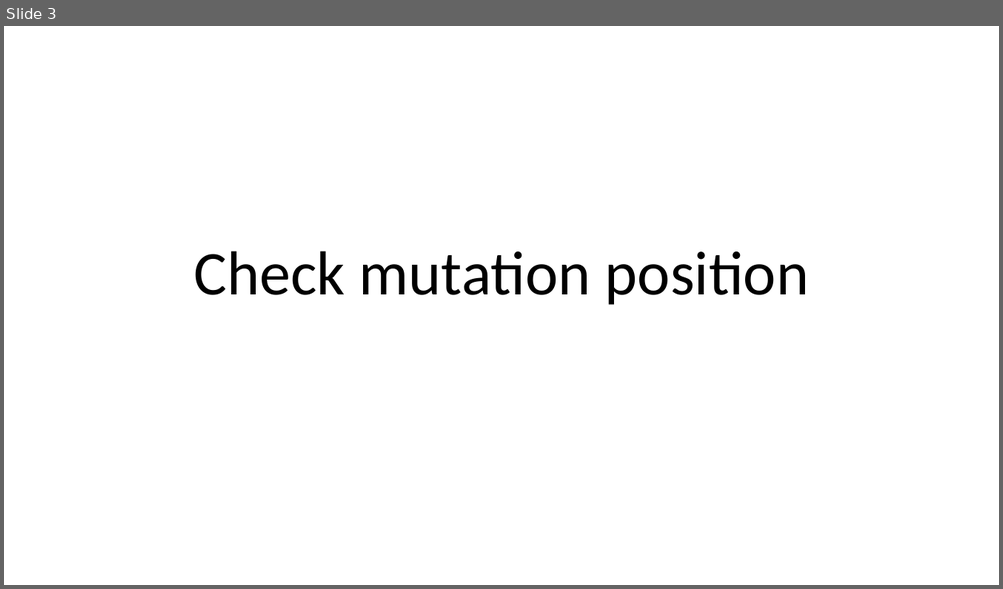
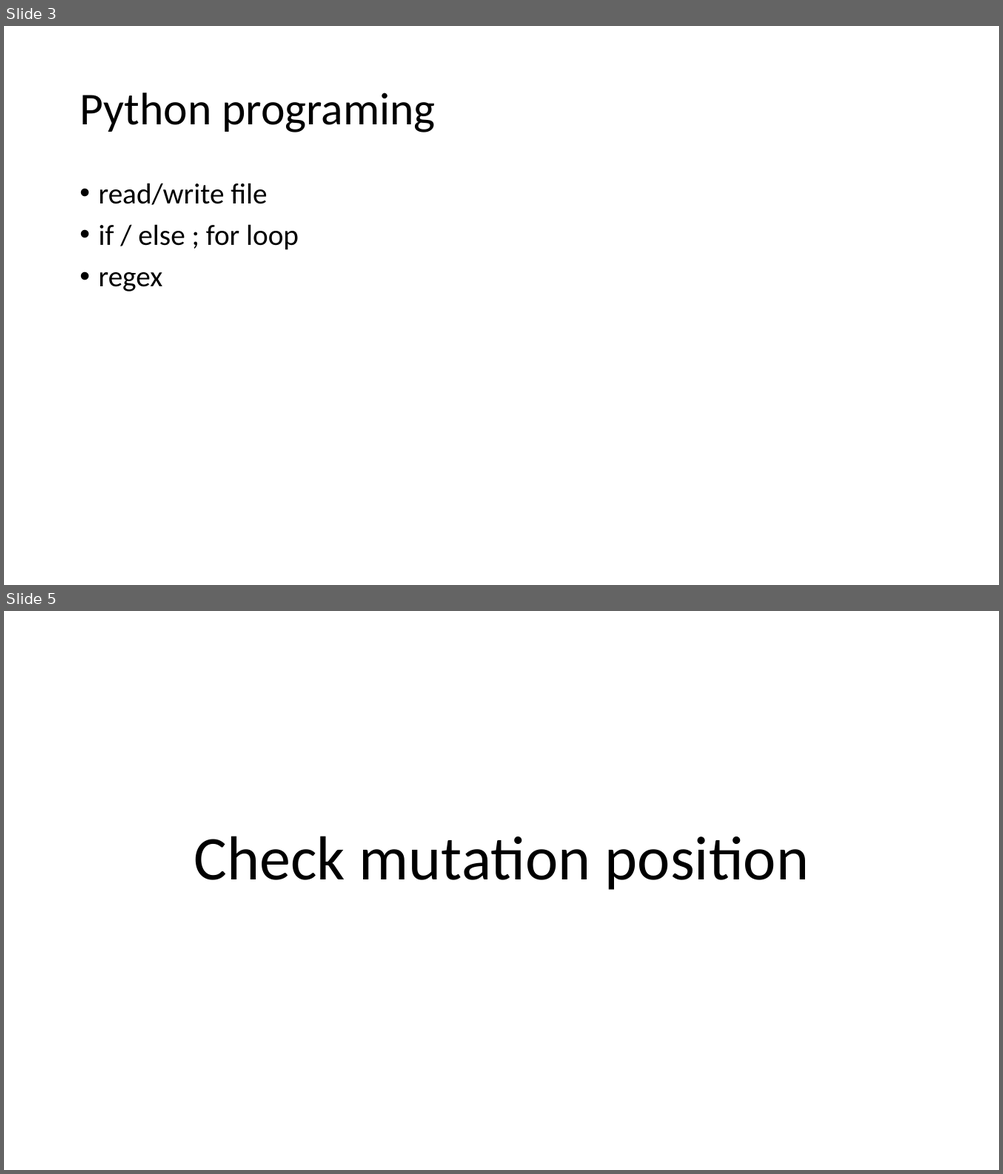
Before and after one commit to HuangDeneil/genome_analysis_python_version, a slide deck: pipeline/pipeline_final.pptx. Shown one above the other, each under a label of ours: slide 3 before the commit, slides 3 and 5 after it; the slides between them are not shown. The pictures are 1003x589 and 1003x1174 pixels, drawn with LibreOffice and Linux fonts; fonts in the diff are those of the drawing. Boxes give left, top, right and bottom in pixels: in the first picture for what was removed or moved away, otherwise in the second. Text is boxed around its words. In the diff, an @@ line names an element or a change of style, - is before the commit and + after.

```diff
--- a/pipeline/pipeline_final.pptx
+++ b/pipeline/pipeline_final.pptx
@@ slide 3 added at <box>4,26,999,585</box>, background #FFFFFF @@
@@ title added at <box>79,93,435,133</box>, 44 pt, text #000000 @@
+Python programing
@@ text added at <box>99,183,299,292</box>, 28 pt, text #000000 @@
+• read/write file
+• if / else ; for loop
+• regex
@@ what was slide 3 is now slide 5 @@
```
Also in this commit, not shown: 2 slides changed, 2 other slides added, 3 slides removed, 4 other files.
